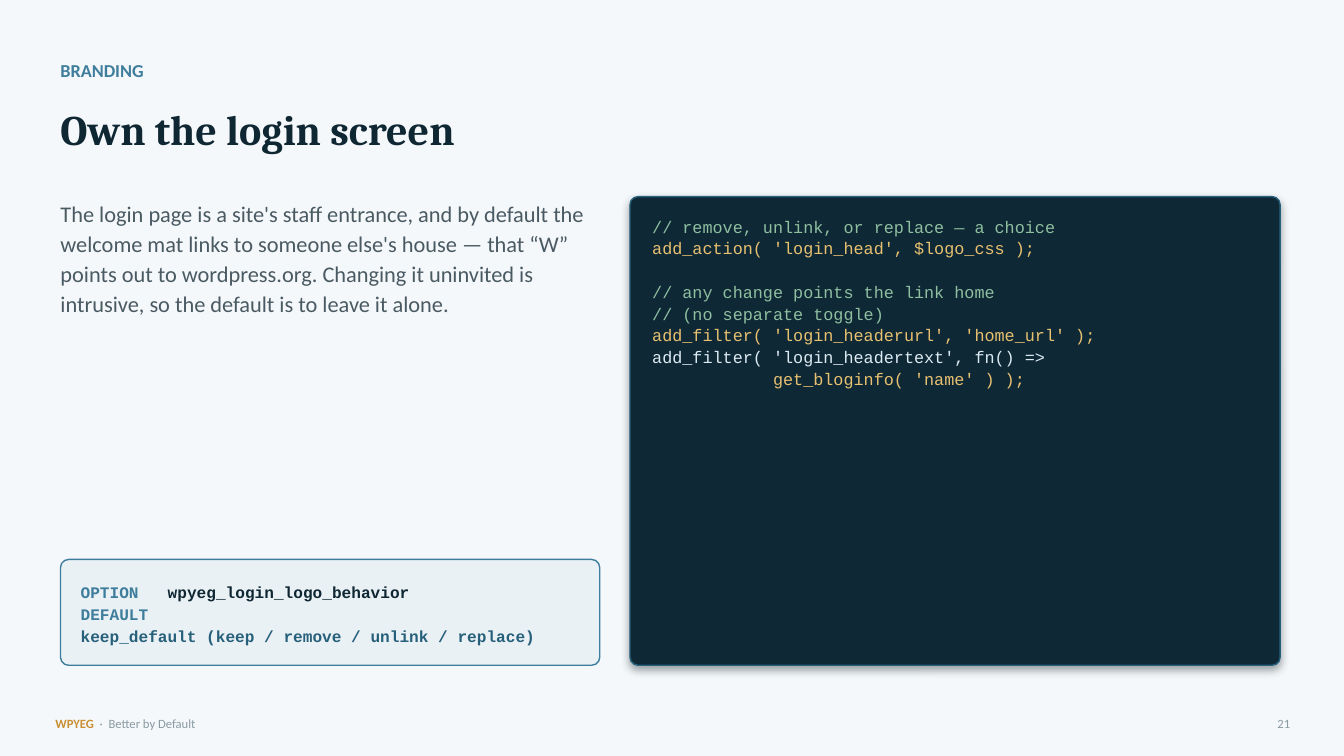
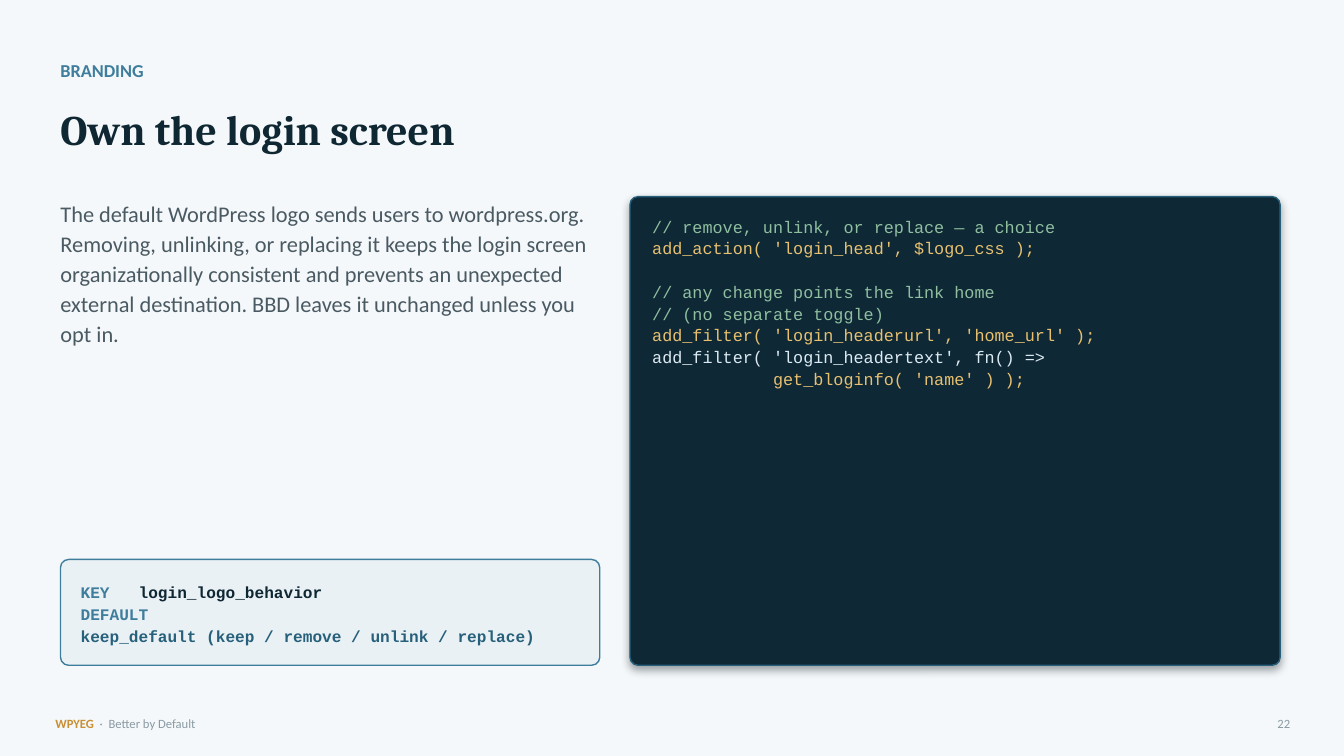
Before and after one commit to WPYEG/Better-by-Default, a slide deck: slide 22 of workshop/Better-by-Default.pptx (slide 21 before the commit). Drawn at 1344x756 pixels with LibreOffice and Linux fonts; fonts in the diff are those of the drawing. Boxes give left, top, right and bottom in pixels: in the first picture for what was removed or moved away, otherwise in the second. Text is boxed around its words. In the diff, an @@ line names an element or a change of style, - is before the commit and + after.

```diff
--- a/workshop/Better-by-Default.pptx
+++ b/workshop/Better-by-Default.pptx
@@ text at (x1=60, y1=206, x2=587, y2=346): text changed @@
-The login page is a site's staff entrance, and by default the welcome mat links to someone else's house — that “W” points out to wordpress.org. Changing it uninvited is intrusive, so the default is to leave it alone.
+The default WordPress logo sends users to wordpress.org. Removing, unlinking, or replacing it keeps the login screen organizationally consistent and prevents an unexpected external destination. BBD leaves it unchanged unless you opt in.
@@ text at (x1=81, y1=586, x2=323, y2=602): text changed @@
-OPTION wpyeg_login_logo_behavior
+KEY login_logo_behavior
@@ text at (x1=1277, y1=720, x2=1290, y2=728): text changed @@
-21
+22
```
Also in this commit, not shown: 16 other slides changed, 4 slides added, 11 other files.
